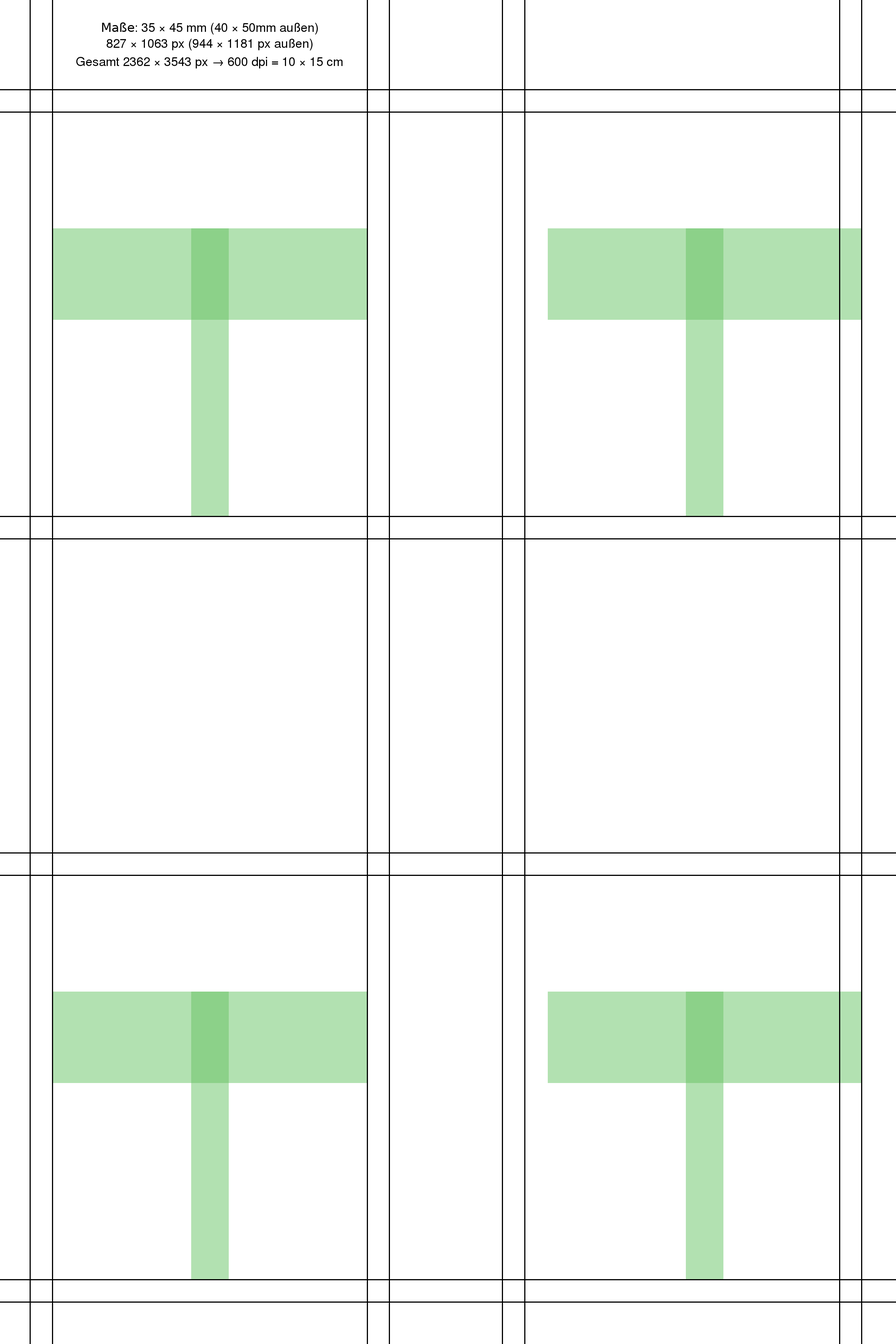
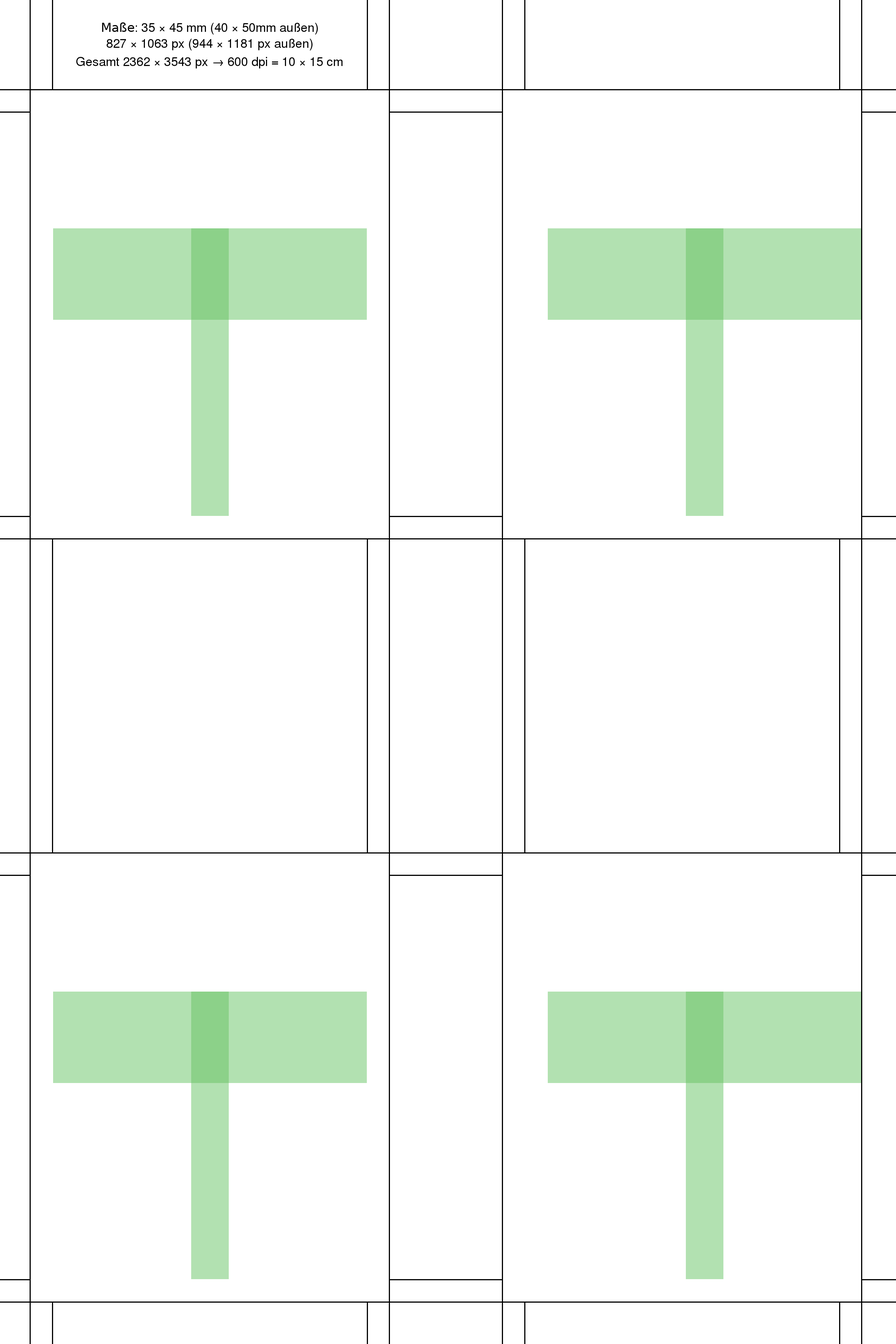
The second 896 × 1344 image is a revision of the first. Changes to its layers:
painted on "Schnitte" over [30, 90, 861, 1302]
showed "Bild/A" over [30, 90, 389, 539]
